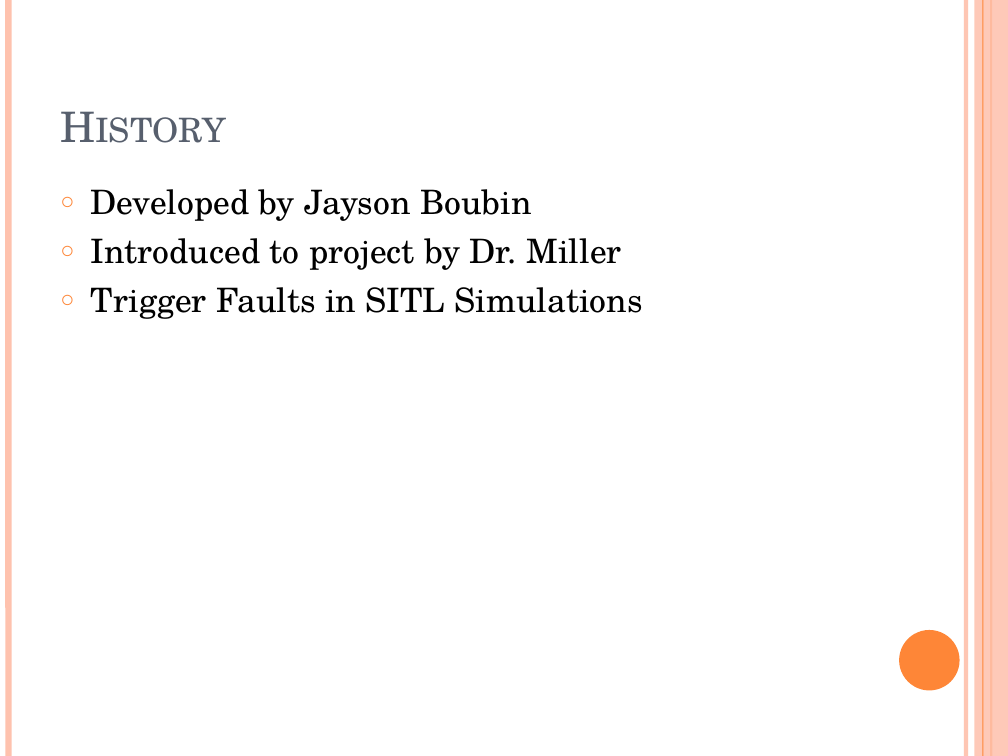
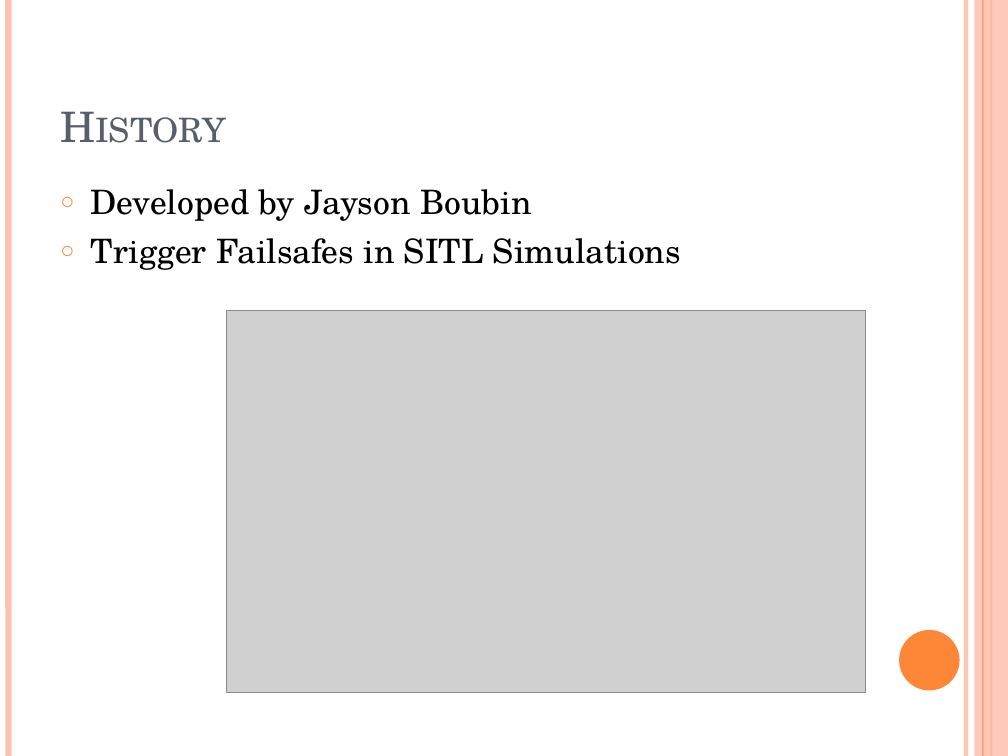
Before and after one commit to car-keys/Fault-Injector, a slide deck: slide 2 of FaultInjectorPresentation.pptx. Drawn at 1008x756 pixels with LibreOffice and Linux fonts; fonts in the diff are those of the drawing; grey boxes stand for pictures. Boxes give left, top, right and bottom in pixels: in the first picture for what was removed or moved away, otherwise in the second. Text is boxed around its words. In the diff, an @@ line names an element or a change of style, - is before the commit and + after.

```diff
--- a/FaultInjectorPresentation.pptx
+++ b/FaultInjectorPresentation.pptx
@@ text at <box>91,238,681,270</box>: text changed @@
-○ Introduced to project by Dr. Miller
-○ Trigger Faults in SITL Simulations
+○ Trigger Failsafes in SITL Simulations
@@ picture added at <box>227,310,865,692</box> @@
```
Also in this commit, not shown: 2 other slides changed, 1 slide removed, 3 other files.
